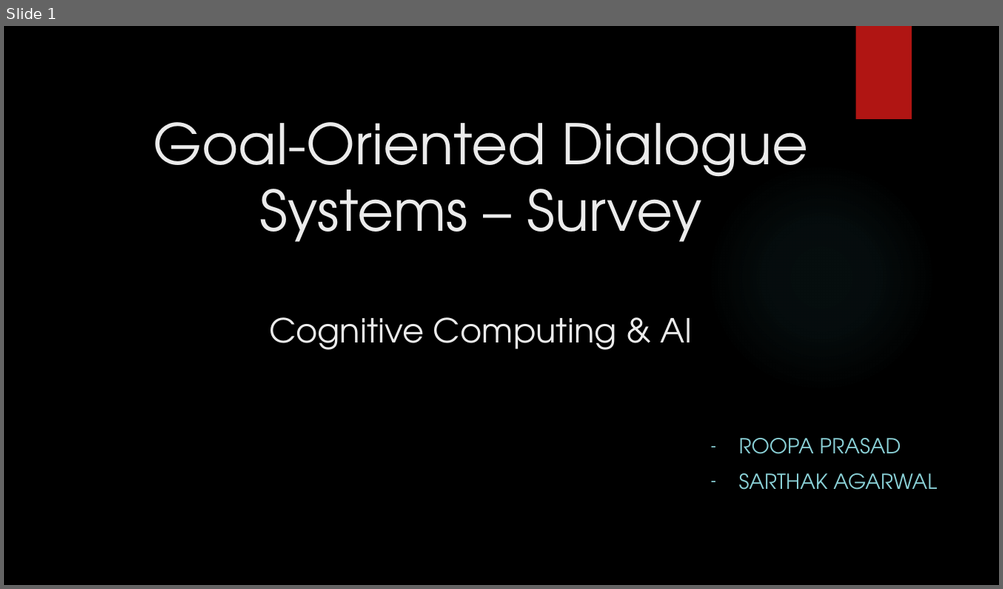
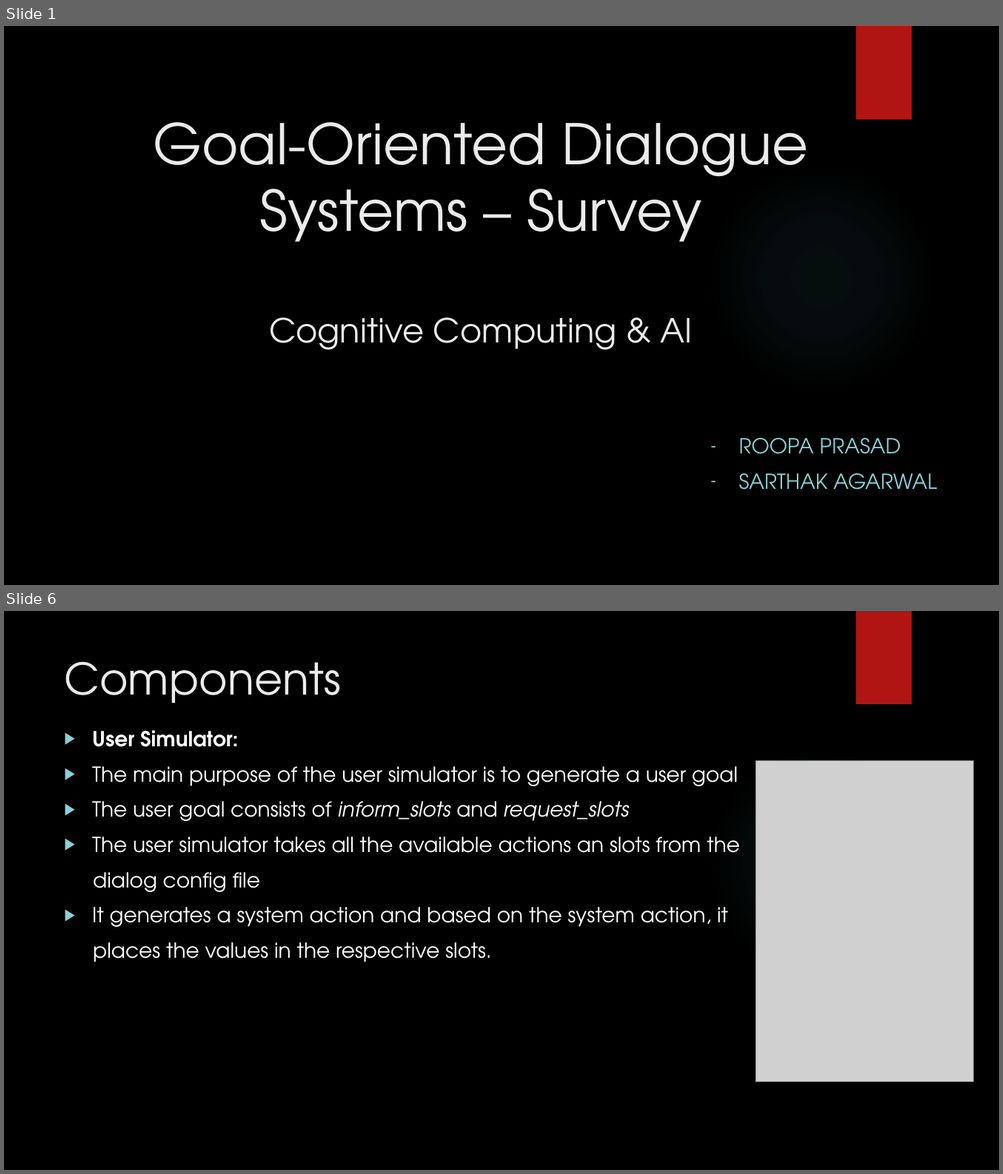
Before and after one commit to agsarthak/Goal-oriented-Dialogue-Systems, a slide deck: Presentation.pptx. Shown one above the other, each under a label of ours: slide 1 before the commit, slides 1 and 6 after it; the slides between them are not shown. The pictures are 1003x589 and 1003x1174 pixels, drawn with LibreOffice and Linux fonts; fonts in the diff are those of the drawing; grey boxes stand for pictures; background and template pictures are left out. Boxes give left, top, right and bottom in pixels: in the first picture for what was removed or moved away, otherwise in the second. Text is boxed around its words. In the diff, an @@ line names an element or a change of style, - is before the commit and + after.

```diff
--- a/Presentation.pptx
+++ b/Presentation.pptx
@@ slide 6 added at [4, 611, 999, 1170], background picture (left out); not listed: 2 template elements that a slide beside it also shows @@
@@ title added at [64, 661, 341, 703], 42 pt, text #EBEBEB @@
+Components
@@ text added at [92, 730, 740, 963], 20 pt, text #FFFFFF @@
+▶ User Simulator:
+▶ The main purpose of the user simulator is to generate a user goal
+▶ The user goal consists of inform_slots and request_slots
+▶ The user simulator takes all the available actions an slots from the
+dialog config file
+▶ It generates a system action and based on the system action, it
+places the values in the respective slots.
@@ picture added at [755, 761, 973, 1082] @@
```
Also in this commit, not shown: 4 slides changed, 10 other slides added, 1 slide removed, 2 other files.
